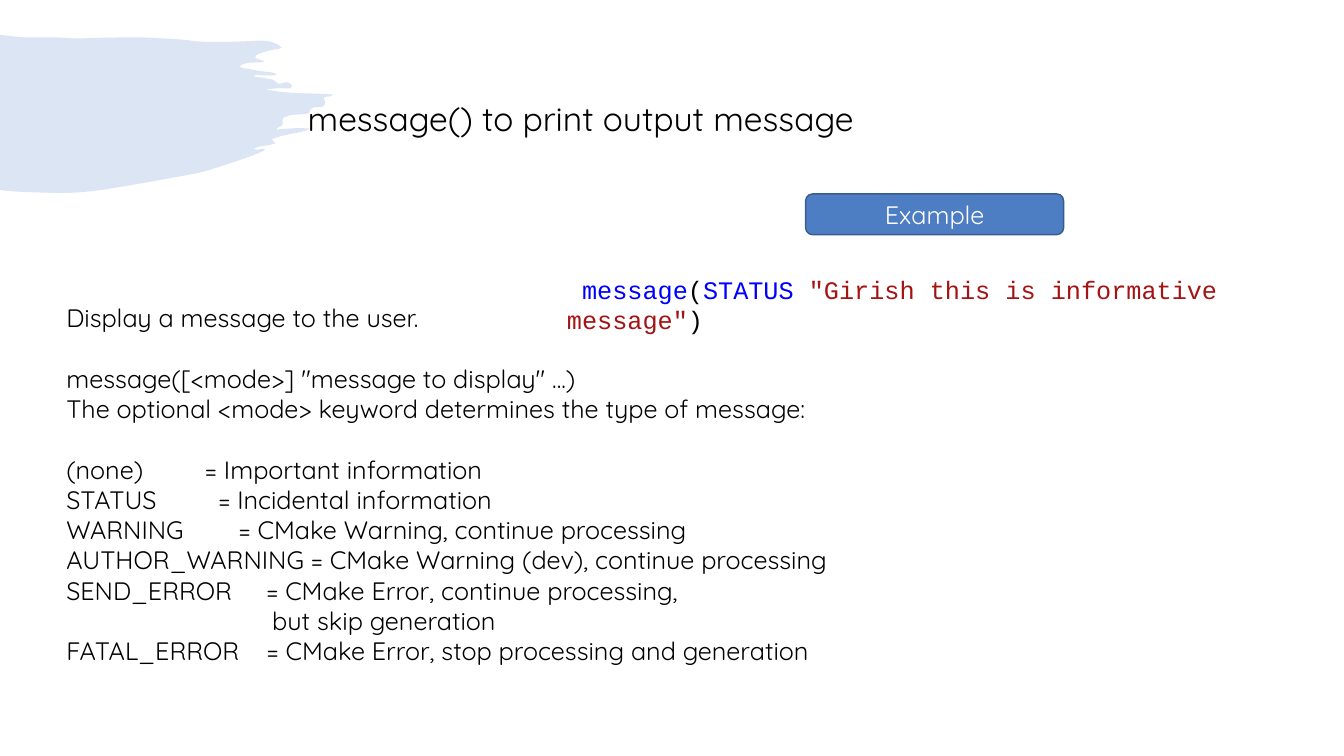
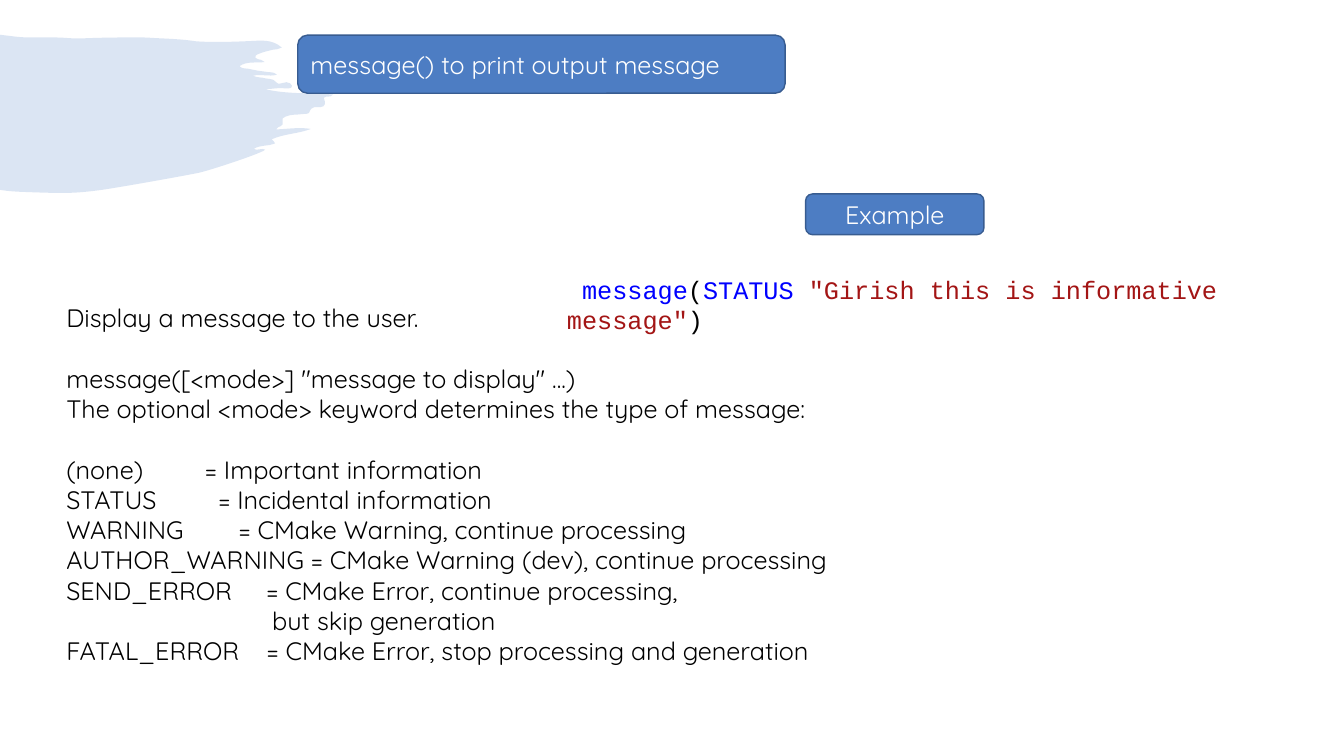
Before and after one commit to girishlande/cmake, a slide deck: slide 5 of learnings.pptx. Drawn at 1344x756 pixels with LibreOffice and Linux fonts; fonts in the diff are those of the drawing. Boxes give left, top, right and bottom in pixels: in the first picture for what was removed or moved away, otherwise in the second. Text is boxed around its words. In the diff, an @@ line names an element or a change of style, - is before the commit and + after.

```diff
--- a/learnings.pptx
+++ b/learnings.pptx
@@ rounded rectangle "message() to print output message": place and size @@
-rounded rectangle "message() to print output message" at box(308, 107, 853, 138)
+rounded rectangle "message() to print output message" at box(297, 35, 784, 94)
@@ rounded rectangle "message() to print output message" at box(297, 35, 784, 94): size 24 to 18 pt, text colour #000000 to #FFFFFF; vertical alignment top to middle; fill none to #4D7DC3; outline none to #395C90 1 pt @@
@@ rounded rectangle "Example": place and size @@
-rounded rectangle "Example" at box(806, 194, 1064, 234)
+rounded rectangle "Example" at box(806, 194, 984, 234)
```
Also in this commit, not shown: 18 other slides changed, 2 other files.
